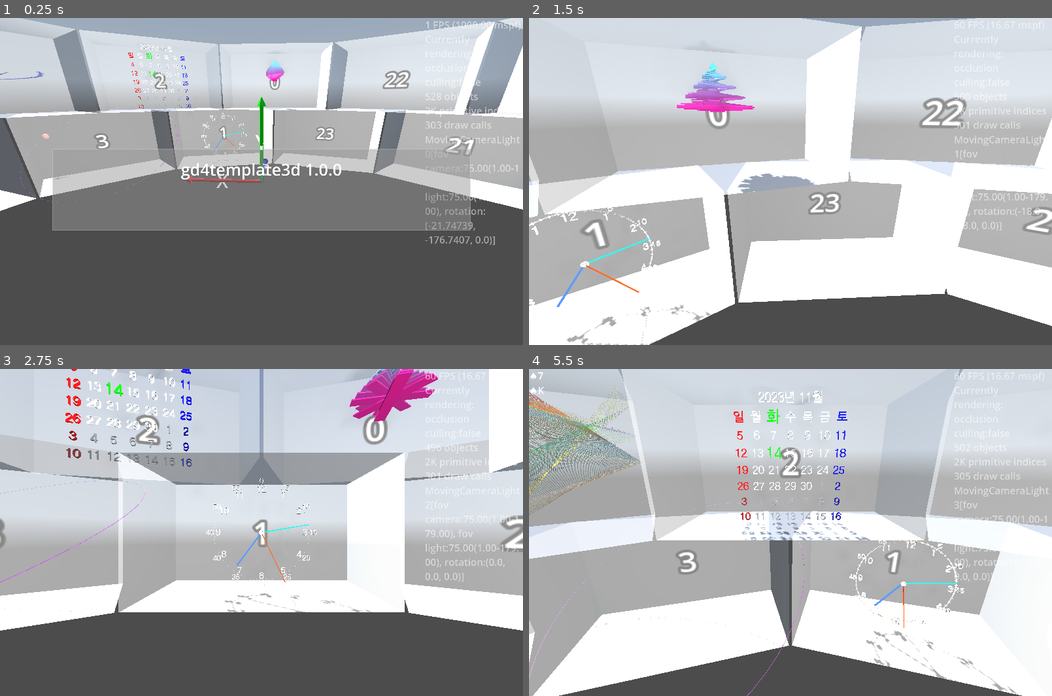
Above: before the commit, frames 1-4 (two rows, left to right).
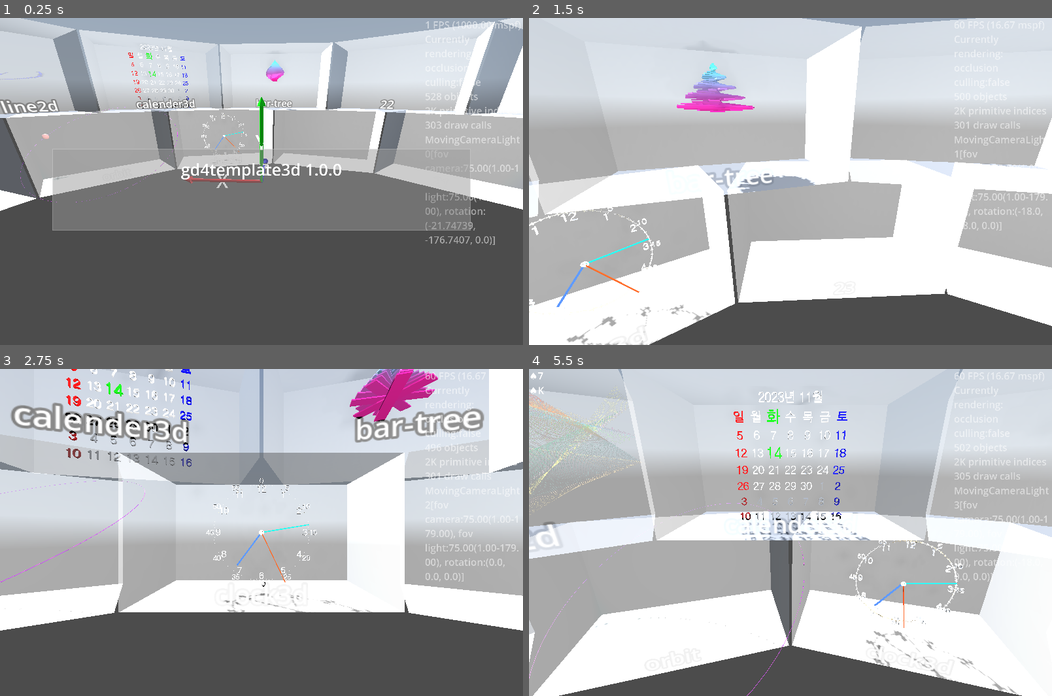
Above: after the commit, the same moments.

Repository: kasworld/gd4template3d
Game: Godot game, scene res://main.tscn
Same seed, same stepped clock (60 frames per second), same inputs: the game is played once before the commit and once after it. A sky picture missing from this copy of the repository is replaced by a grey-blue gradient.
Inputs (mouse positions are in pixels of both pictures, inside the frame that each line leads up to):
- Up to frame 1 (0.25 s): no input
- Up to frame 2 (1.5 s): tap Enter at 0.5 s; move the mouse to (905, 165) at 0.52 s; hold Right 0.53-1.28 s; tap Q at 0.6 s; click (905, 165) at 0.67 s; move the mouse to (685, 197) at 1.27 s; hold Down from 1.28 s (still down); tap E at 1.35 s
- Up to frame 3 (2.75 s): move the mouse to (313, 460) at 2.02 s; release Down at 2.03 s; hold Right from 2.03 s (still down); tap Enter at 2.1 s
- Up to frame 4 (5.5 s): move the mouse to (764, 597) at 2.77 s; release Right at 2.78 s; hold Up 2.78-3.53 s; tap one key every 0.75 s from 2.85 s: Q E Enter Q; click (764, 597) at 2.92 s; move the mouse to (947, 581) at 3.52 s; hold Left 3.53-5.03 s; move the mouse to (633, 483) at 4.27 s; move the mouse to (816, 532) at 5.02 s; hold Down from 5.03 s (still down); click (816, 532) at 5.17 s

The runs differ from the first frame. In frame 1, 1.5% of the frame differs, in the area x 0-91%, y 16-44%; in frame 2, 1.8%; in frame 3, 4.0%, in the area x 0-100%, y 10-73%; in frame 4, 3.3%.

Commit message:
add label text for demo

Diff:
--- a/glass_cabinet/glass_cabinet.gd
+++ b/glass_cabinet/glass_cabinet.gd
@@ -5,8 +5,8 @@
 	$WallBox.mesh.size = box_size
 	$FixedCameraLight.set_center_pos_far(Vector3.ZERO, 	Vector3(0, 0, box_size.z*2), box_size.length()*2)
 	$AxisArrow3D.set_size(box_size.length()/10).set_colors()
-	$Label3D.pixel_size = box_size.y/100
-	$Label3D.position.z = -box_size.z/2
+	$Label3D.pixel_size = box_size.y/200
+	$Label3D.position = Vector3(0,-box_size.y/2,box_size.z/2)
 	return self
 
 func show_axis_arrow(b :bool = true) -> GlassCabinet:
--- a/glass_cabinet/glass_cabinet.tscn
+++ b/glass_cabinet/glass_cabinet.tscn
@@ -27,3 +27,4 @@
 
 [node name="Label3D" type="Label3D" parent="."]
 visible = false
+vertical_alignment = 2
--- a/main.gd
+++ b/main.gd
@@ -70,19 +70,19 @@
 	$AxisArrow3D.set_colors().set_size(WorldSize.length()/10)
 
 	glass_cabinet_demo()
-	bartree_demo($GlassCabinetContainer.get_child(0))
-	clock_demo($GlassCabinetContainer.get_child(1))
-	calendar_demo($GlassCabinetContainer.get_child(2))
-	orbit_demo($GlassCabinetContainer.get_child(3))
-	line2d_demo($GlassCabinetContainer.get_child(4))
-	meshtrail_demo($GlassCabinetContainer.get_child(5))
-	maze3d_demo($GlassCabinetContainer.get_child(6))
-	reel_demo($GlassCabinetContainer.get_child(7))
-	wheel_demo($GlassCabinetContainer.get_child(8))
+	bartree_demo($GlassCabinetContainer.get_child(0), "bar-tree")
+	clock_demo($GlassCabinetContainer.get_child(1), "clock3d")
+	calendar_demo($GlassCabinetContainer.get_child(2), "calender3d")
+	orbit_demo($GlassCabinetContainer.get_child(3), "orbit")
+	line2d_demo($GlassCabinetContainer.get_child(4), "move line2d")
+	meshtrail_demo($GlassCabinetContainer.get_child(5), "mesh trail")
+	maze3d_demo($GlassCabinetContainer.get_child(6), "maze3d")
+	reel_demo($GlassCabinetContainer.get_child(7), "slot reel")
+	wheel_demo($GlassCabinetContainer.get_child(8), "roulette wheel" )
 	valvehandle_demo($GlassCabinetContainer.get_child(10))
-	arrow3d_demo($GlassCabinetContainer.get_child(10))
-	wirenet_demo($GlassCabinetContainer.get_child(11))
-	wavegauge_demo($GlassCabinetContainer.get_child(11))
+	arrow3d_demo($GlassCabinetContainer.get_child(10), "balvehandle, arrow")
+	wirenet_demo($GlassCabinetContainer.get_child(11), "wire-net")
+	wavegauge_demo($GlassCabinetContainer.get_child(11), "wave gauge")
 
 	$MovingCameraLightAround.make_current()
 	main_animation.animation_ended.connect(main_animation_ended)
@@ -115,7 +115,7 @@
 	return rtn
 
 var roulette :Roulette
-func wheel_demo(glasscabinet :GlassCabinet) -> void:
+func wheel_demo(glasscabinet :GlassCabinet, labeltext :String = "") -> void:
 	var color_text_into_list := make_color_text_info_list(
 		colorlist_light, cardlist,
 	).duplicate()
@@ -125,6 +125,8 @@
 	roulette.색설정하기(make_random_color(), make_random_color(), make_random_color() )
 	roulette.rotation_stopped.connect(wheel결과가결정됨)
 	glasscabinet.add_child(roulette)
+	if labeltext != "":
+		glasscabinet.set_label_text(labeltext)
 	wheel돌리기()
 func make_random_color() -> Color:
 	return NamedColorList.color_list.pick_random()[0]
@@ -140,7 +142,7 @@
 	wheel돌리기()
 
 var slotreel :SlotReel
-func reel_demo(glasscabinet :GlassCabinet) -> void:
+func reel_demo(glasscabinet :GlassCabinet, labeltext :String = "") -> void:
 	var symbol크기 := Vector2(WorldSize.x/15 ,WorldSize.y/15)
 	var color_text_into_list := make_color_text_info_list(colorlist_dark, cardlist).duplicate()
 	color_text_into_list.shuffle()
@@ -148,6 +150,8 @@
 		).init(0, symbol크기, color_text_into_list)
 	slotreel.rotation_stopped.connect(reel결과가결정됨)
 	glasscabinet.add_child(slotreel)
+	if labeltext != "":
+		glasscabinet.set_label_text(labeltext)
 	reel돌리기()
 func reel돌리기() -> void:
 	var rot = randfn(2*PI, PI/2)
@@ -162,20 +166,24 @@
 
 var wavegauge :WaveGauge
 var grid_size := Vector2i(16,9)*2
-func wavegauge_demo(glasscabinet :GlassCabinet) -> void:
+func wavegauge_demo(glasscabinet :GlassCabinet, labeltext :String = "") -> void:
 	wavegauge = preload("res://wave_gauge/wave_gauge.tscn").instantiate(
 		).init(Vector3(WorldSize.x,WorldSize.y,WorldSize.z/20), Vector3i(grid_size.x,grid_size.y,1), WaveGauge.color_list, 0.1, 1.0 )
 	glasscabinet.add_child(wavegauge)
+	if labeltext != "":
+		glasscabinet.set_label_text(labeltext)
 
 var wirenet :MultiMeshShape
-func wirenet_demo(glasscabinet :GlassCabinet) -> void:
+func wirenet_demo(glasscabinet :GlassCabinet, labeltext :String = "") -> void:
 	wirenet = preload("res://multi_mesh_shape/multi_mesh_shape.tscn").instantiate(
 		).init_wire_net(Vector2(WorldSize.x,WorldSize.y), Vector2i(grid_size.x+1,grid_size.y+1), WorldSize.x/grid_size.x/10, random_color())
 	#$WireNet.position = base_pos
 	glasscabinet.add_child(wirenet)
+	if labeltext != "":
+		glasscabinet.set_label_text(labeltext)
 
 var maze3d :Maze3D
-func maze3d_demo(glasscabinet :GlassCabinet) -> void:
+func maze3d_demo(glasscabinet :GlassCabinet, labeltext :String = "") -> void:
 	var ms := Maze3DSetting.new_default()
 	ms.MazeSize = Vector2i(16,9)
 	ms.LaneW = WorldSize.x/ms.MazeSize.x
@@ -186,11 +194,13 @@
 		).init_with_color( ms, Callable(), random_color(), random_color(), random_color() )
 	maze3d.rotation.x = PI/2
 	glasscabinet.add_child(maze3d)
+	if labeltext != "":
+		glasscabinet.set_label_text(labeltext)
 
 var meshtrail :MeshTrail
 var bound_aabb :AABB
 var trailmesh_radius := WorldSize.length()/100
-func meshtrail_demo(glasscabinet :GlassCabinet) -> void:
+func meshtrail_demo(glasscabinet :GlassCabinet, labeltext :String = "") -> void:
 	bound_aabb = AABB( -WorldSize/2, WorldSize)
 	var count := 100
 	var startpos := bound_aabb.get_center()
@@ -200,6 +210,8 @@
 		).init_with_alpha(mesh, count,  1.0 , startpos,
 		).set_speed(trailmesh_radius*20,trailmesh_radius*40)
 	glasscabinet.add_child(meshtrail)
+	if labeltext != "":
+		glasscabinet.set_label_text(labeltext)
 	match randi_range(0,3):
 		0:
 			meshtrail.set_ColorChange_OnBounce()
@@ -219,20 +231,24 @@
 	return Bounce.v3f(pos, bound_aabb, radius)
 
 var arrow3d :Arrow3D
-func arrow3d_demo(glasscabinet :GlassCabinet) -> void:
+func arrow3d_demo(glasscabinet :GlassCabinet, labeltext :String = "") -> void:
 	arrow3d = preload("res://arrow3d/arrow_3d.tscn").instantiate(
 		).set_color(random_color()).set_size( WorldSize.x/10, WorldSize.x/100, WorldSize.x/50)
 	#$Arrow3D.position = base_pos
 	glasscabinet.add_child(arrow3d)
+	if labeltext != "":
+		glasscabinet.set_label_text(labeltext)
 
 var valvehandle :ValveHandle
-func valvehandle_demo(glasscabinet :GlassCabinet) -> void:
+func valvehandle_demo(glasscabinet :GlassCabinet, labeltext :String = "") -> void:
 	valvehandle = preload("res://valve_handle/valve_handle.tscn").instantiate(
 		).init(WorldSize.x/20,WorldSize.x/20,4, random_color())
 	#valvehandle.position = base_pos
 	glasscabinet.add_child(valvehandle)
-
-func line2d_demo(glasscabinet :GlassCabinet) -> void:
+	if labeltext != "":
+		glasscabinet.set_label_text(labeltext)
+
+func line2d_demo(glasscabinet :GlassCabinet, labeltext :String = "") -> void:
 	var size_pixel := Vector2i(2048,2048)
 	var ml2d = preload("res://move_line2d/move_line_2d.tscn").instantiate()
 	ml2d.init_with_random(300, 4, 1, size_pixel)
@@ -252,9 +268,11 @@
 	ml2dmi.material_override.albedo_texture = svp.get_texture()
 	glasscabinet.add_child(svp)
 	glasscabinet.add_child(ml2dmi)
+	if labeltext != "":
+		glasscabinet.set_label_text(labeltext)
 
 var orbitsphere :OrbitSphere
-func orbit_demo(glasscabinet :GlassCabinet) -> void:
+func orbit_demo(glasscabinet :GlassCabinet, labeltext :String = "") -> void:
 	var diagonal_length := WorldSize.length()/2
 	var a120 := PI*2/3
 	var a30 := PI/6
@@ -266,31 +284,39 @@
 	orbitsphere = preload("res://orbit_sphere/orbit_sphere.tscn").instantiate(
 		).궤도설정(diagonal_length, diagonal_length/200, axis1, a120*2).구설정(WorldSize.x/40, WorldSize.x/50, Vector3.UP).구재질설정(mat2).궤도재질설정(mat1)
 	glasscabinet.add_child(orbitsphere)
+	if labeltext != "":
+		glasscabinet.set_label_text(labeltext)
 
 var calendar :Calendar3D
-func calendar_demo(glasscabinet :GlassCabinet) -> void:
+func calendar_demo(glasscabinet :GlassCabinet, labeltext :String = "") -> void:
 	calendar = preload("res://calendar3d/calendar_3d.tscn").instantiate(
 		).init(WorldSize.x/2, WorldSize.y, WorldSize.z/10, WorldSize.y/2.0/6 , false )
 	calendar.rotate_y(PI/2)
 	calendar.rotate_x(PI/2)
 	glasscabinet.add_child(calendar)
+	if labeltext != "":
+		glasscabinet.set_label_text(labeltext)
 
 var clock :AnalogClock3D
-func clock_demo(glasscabinet :GlassCabinet) -> void:
+func clock_demo(glasscabinet :GlassCabinet, labeltext :String = "") -> void:
 	clock = preload("res://analogclock3d/analog_clock_3d.tscn").instantiate(
 		).init(WorldSize.x/4, WorldSize.z/10, WorldSize.y/2.0/7 ,9.0, false )
 	clock.rotate_y(PI/2)
 	clock.rotate_x(PI/2)
 	glasscabinet.add_child(clock)
+	if labeltext != "":
+		glasscabinet.set_label_text(labeltext)
 
 var bartree :BarTree2
-func bartree_demo(glasscabinet :GlassCabinet) -> void:
+func bartree_demo(glasscabinet :GlassCabinet, labeltext :String = "") -> void:
 	var tree_size := Vector3(WorldSize.x/3, WorldSize.y/3, WorldSize.x/3 * randf_range(0.5 , 2.0)/10)
 	var bar_count := randf_range(5,200)
 	bartree = preload("res://bar_tree_2/bar_tree_2.tscn").instantiate(
 		).init_bartree_with_color(random_color(), random_color(),bar_count
 		).init_bartree_transform(tree_size, 0)
 	glasscabinet.add_child(bartree)
+	if labeltext != "":
+		glasscabinet.set_label_text(labeltext)
 func random_color()->Color:
 	return NamedColorList.color_list.pick_random()[0]
 
